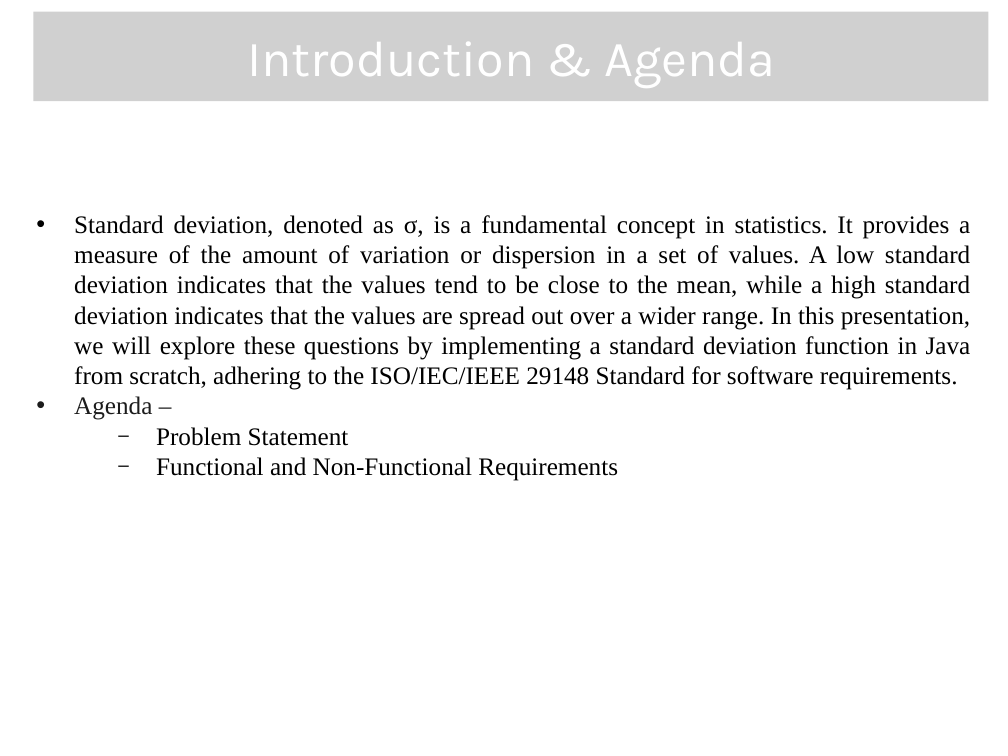
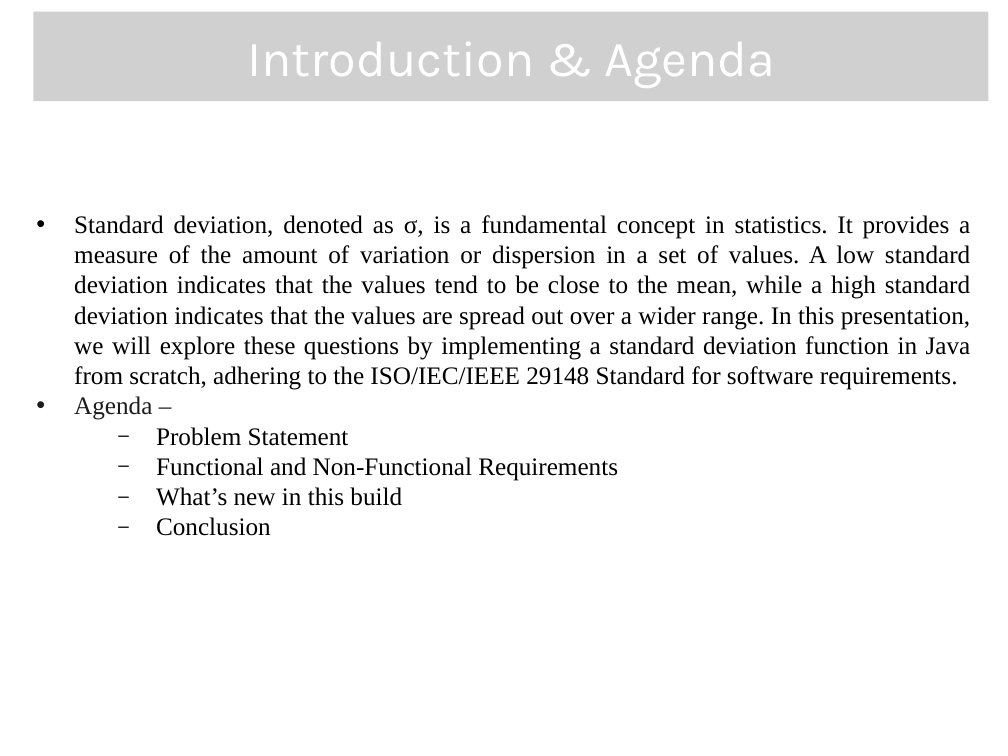
Before and after one commit to tejasvi541/SOEN6011, a slide deck: slide 2 of D1PPT.pptx. Drawn at 1008x756 pixels with LibreOffice and Linux fonts; fonts in the diff are those of the drawing; grey boxes stand for pictures; background and template pictures are left out. Boxes give left, top, right and bottom in pixels: in the first picture for what was removed or moved away, otherwise in the second. Text is boxed around its words. In the diff, an @@ line names an element or a change of style, - is before the commit and + after.

```diff
--- a/D1PPT.pptx
+++ b/D1PPT.pptx
@@ text at [156, 487, 402, 536]: paragraphs added @@
+  – What’s new in this build
+  – Conclusion
```
Also in this commit, not shown: 2 other slides changed, 3 other files.
